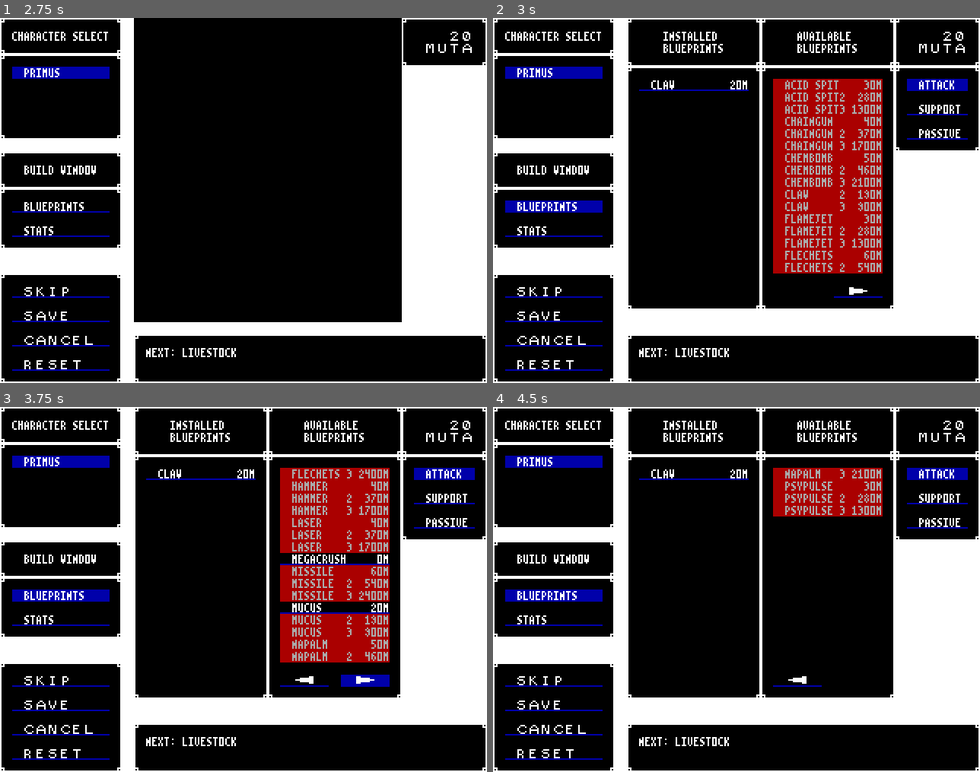
Above: before the commit, frames 1-4 (two rows, left to right).
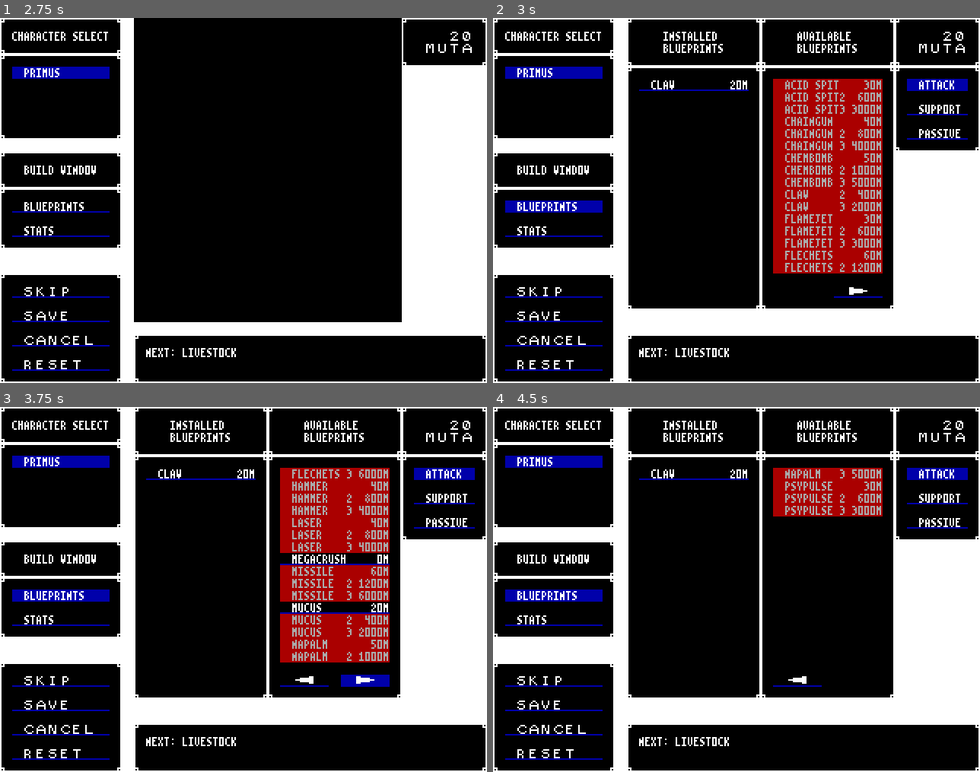
Above: after the commit, the same moments.

Repository: BeamBrain1/Morphose
Game: Godot game, scene res://Scenes/Global/root.tscn
Same seed, same stepped clock (60 frames per second), same inputs: the game is played once before the commit and once after it.
Inputs (mouse positions are in pixels of both pictures, inside the frame that each line leads up to):
- Up to frame 1 (2.75 s): click "SKIP" at 0.5 s; click "SKIP" at 1.25 s; click "PRIMUS" at 2 s
- Up to frame 2 (3 s): click "BLUEPRINTS" at 2.75 s
- Up to frame 3 (3.75 s): click (365, 680) at 3.5 s
- Up to frame 4 (4.5 s): click (858, 680) at 4.25 s

Frame 1 is identical in both runs. In frame 2, 0.3% of the frame differs, in the area x 73-78%, y 20-70%; in frame 3, 0.3%; in frame 4, less than 0.1%.

Commit message:
daily update

Diff:
--- a/Scenes/Global/Constructs/Blueprint.gd
+++ b/Scenes/Global/Constructs/Blueprint.gd
@@ -18,25 +18,31 @@
 var predecessors: Array = []	# List of predecessor blueprints: lower-tier bluepritns of same name
 var special: String = ""		# Used to assign additional one-off capabilities
 
+const BIO_COST_T2_MULT: int = 20
+const BIO_COST_T3_MULT: int = BIO_COST_T2_MULT * 5
+const TP_COST_T2_MULT: int = 6
+const TP_COST_T3_MULT: int = TP_COST_T2_MULT*5
+
+
 # Blueprints are organized into bio cost "tracks." Individual blueprint cost is determined by track letter and tier.
 const BIO_COST_TRACKS: Dictionary = {
 	"X": [0, 0, 0],
-	"A": [20, 190, 900],
-	"B": [30, 280, 1300],
-	"C": [40, 370, 1700],
-	"D": [50, 460, 2100],
-	"E": [60, 540, 2400]
+	"A": [20, 20*BIO_COST_T2_MULT, 20*BIO_COST_T3_MULT],
+	"B": [30, 30*BIO_COST_T2_MULT, 30*BIO_COST_T3_MULT],
+	"C": [40, 40*BIO_COST_T2_MULT, 40*BIO_COST_T3_MULT],
+	"D": [50, 50*BIO_COST_T2_MULT, 50*BIO_COST_T3_MULT],
+	"E": [60, 60*BIO_COST_T2_MULT, 60*BIO_COST_T3_MULT]
 }
 
 # Determines how much TP it costs to use a given blueprint
 const TP_COST_TRACKS: Dictionary = {
 	"X": [0, 0, 0],
-	"A": [3, 15, 70],
-	"B": [4, 18, 85],
-	"C": [6, 27, 130],
-	"D": [8, 36, 170],
-	"E": [12, 58, 260],
-	"F": [15, 72, 310]
+	"A": [3, 3*TP_COST_T2_MULT, 3*TP_COST_T3_MULT],
+	"B": [4, 4*TP_COST_T2_MULT, 4*TP_COST_T3_MULT],
+	"C": [6, 6*TP_COST_T2_MULT, 6*TP_COST_T3_MULT],
+	"D": [8, 8*TP_COST_T2_MULT, 8*TP_COST_T3_MULT],
+	"E": [12, 12*TP_COST_T2_MULT, 12*TP_COST_T3_MULT],
+	"F": [15, 15*TP_COST_T2_MULT, 15*TP_COST_T3_MULT]
 }
 
 func getDialogDisplayName() -> String:
--- a/Scenes/Global/Tables/EnemyTable.gd
+++ b/Scenes/Global/Tables/EnemyTable.gd
@@ -153,7 +153,7 @@
 	current_enemy.attack = 25
 	current_enemy.defense = 3
 	current_enemy.senses = 10
-	current_enemy.speed = 20
+	current_enemy.speed = 16
 	current_enemy.installBlueprintByNameAndTier("Laser", 1)
 	addEnemyToTable(current_enemy)
 
